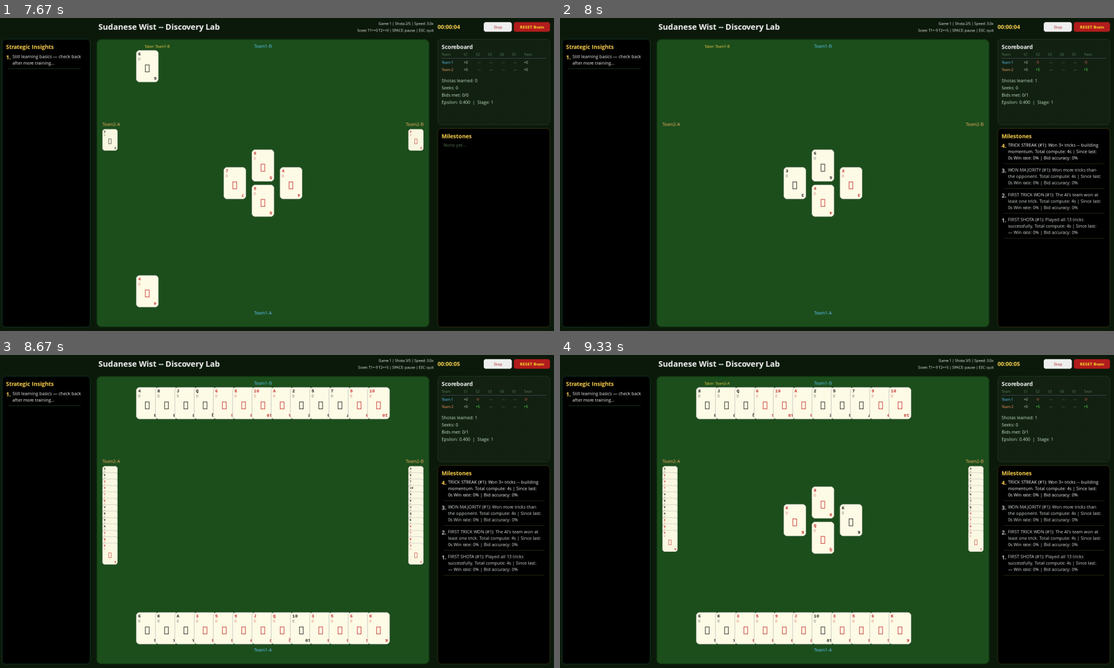
Above: before the commit, frames 1-4 (two rows, left to right).
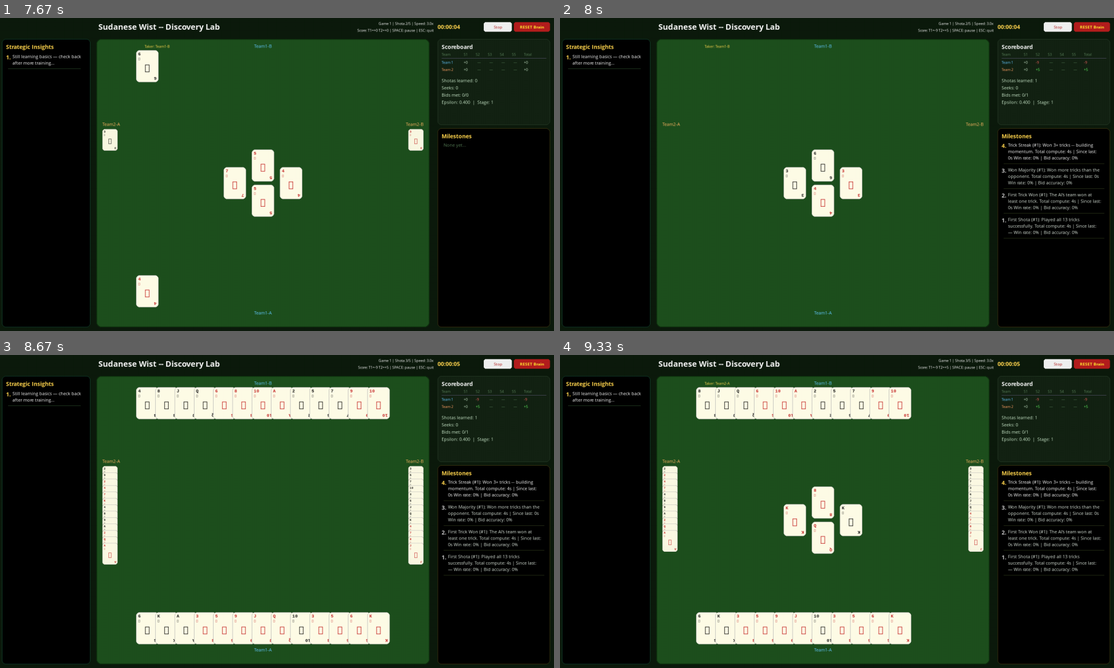
Above: after the commit, the same moments.

Repository: aamagzoub/engineering-intelligence
Game: pygame game, started from gui_wist_discovery/main.py
Same seed, same stepped clock (60 frames per second), same inputs: the game is played once before the commit and once after it.
Inputs (mouse positions are in pixels of both pictures, inside the frame that each line leads up to):
- Up to frame 1 (7.67 s): click "RESET Brain" at 0.38 s; click (282, 196) at 0.72 s; tap Space at 1, 1.4, 1.7, 2.23, 2.53, 2.73, 3.03, 3.3 s; click "RESET Brain" at 3.62 s; click (448, 168) at 3.95 s; click "Team 1" at 4.28 s; click (110, 68) at 4.62 s; click (476, 249) at 5.38 s; click (193, 268) at 5.72 s; click (110, 293) at 6.05 s; click (221, 161) at 6.78 s; click "Scoreboard" at 7.12 s
- Up to frame 2 (8 s): click (997, 199) at 7.78 s
- Up to frame 3 (8.67 s): click (166, 561) at 8.12 s
- Up to frame 4 (9.33 s): no input

Frame 1 is identical in both runs. In frame 2, 0.7% of the frame differs, in the area x 80-98%, y 40-66%; in frame 3, 0.7%; in frame 4, 0.7%.

Commit message:
fix: milestone titles use Title Case instead of ALL CAPS

Diff:
--- a/gui_wist_discovery/main.py
+++ b/gui_wist_discovery/main.py
@@ -332,10 +332,10 @@
 
         # Parse title and description.
         if ":" in msg:
-            title = msg.split(":")[0].strip()
+            title = msg.split(":")[0].strip().title()
             base_desc = msg.split(":", 1)[1].strip()
         else:
-            title = key.upper()
+            title = key.replace("_", " ").title()
             base_desc = msg
 
         # Compute time info.
